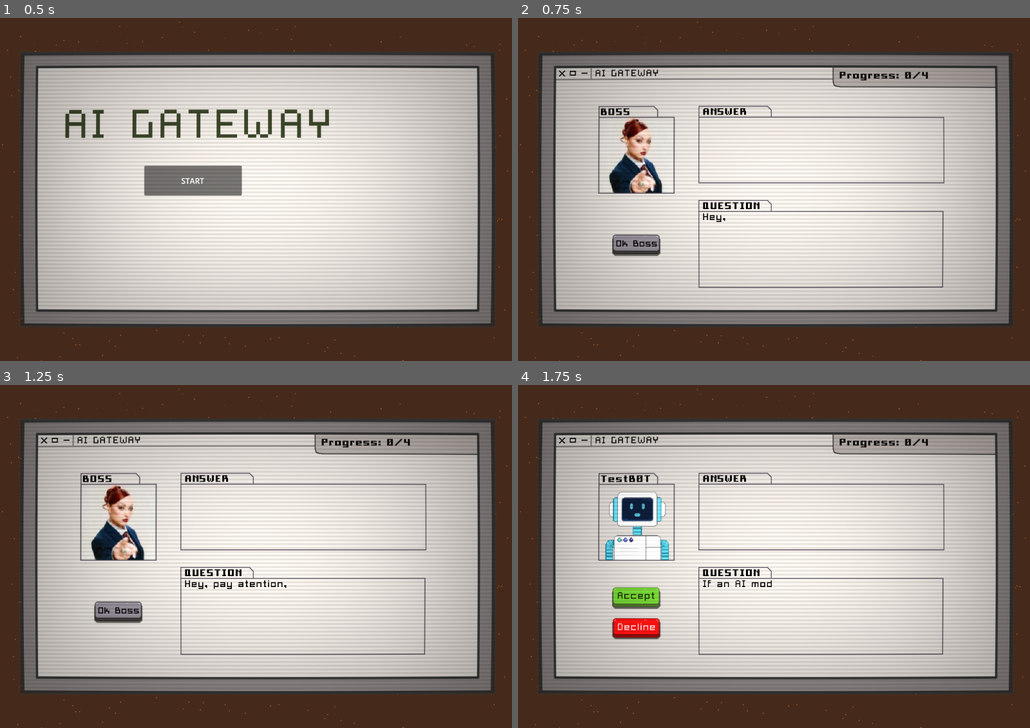
Above: before the commit, frames 1-4 (two rows, left to right).
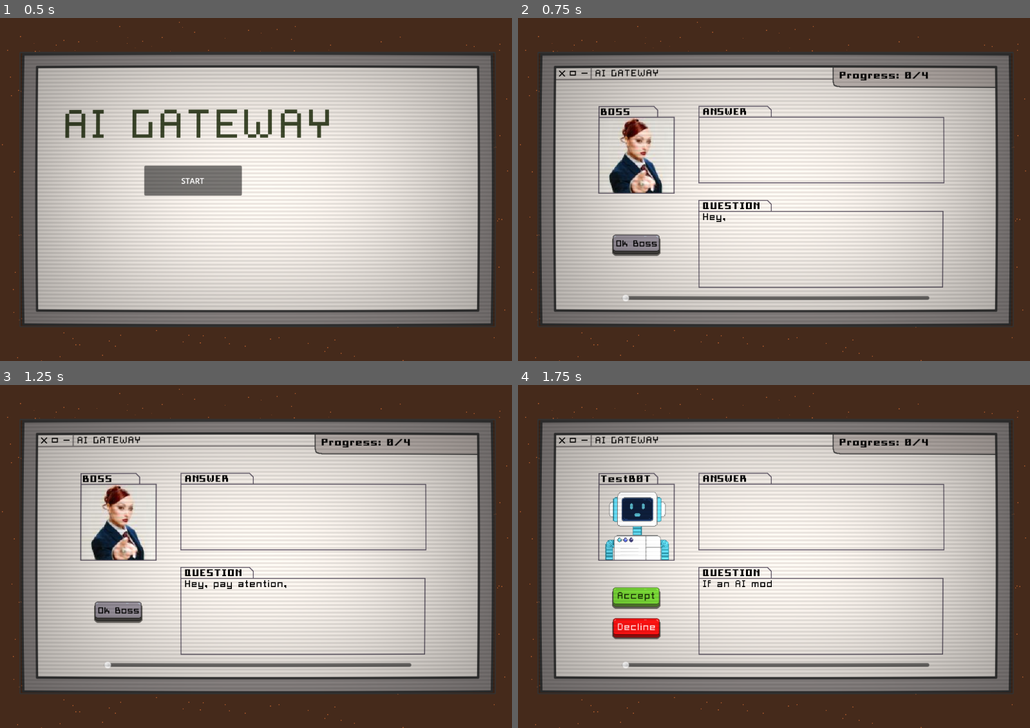
Above: after the commit, the same moments.

Repository: campiao/ai-ethics-sgame
Game: Godot game, scene res://scenes/main_menu.tscn
The game is run twice, just before and just after one commit, with the same random seed, the same clock (stepped at 60 frames per second) and the same inputs.
Inputs (mouse positions are in pixels of both pictures, inside the frame that each line leads up to):
- Up to frame 1 (0.5 s): no input
- Up to frame 2 (0.75 s): click "START" at 0.5 s
- Up to frame 3 (1.25 s): no input
- Up to frame 4 (1.75 s): click (635, 611) at 1.25 s

Frame 1 is identical in both runs. In frame 2, 0.7% of the frame differs, in the area x 20-81%, y 80-83%; in frame 3, 0.7%; in frame 4, 0.7%.

Commit message:
feat: add changes for preparing development of levels 1 and 2

Diff:
--- a/ai-ethics-serious-game/resources/entities_data_2.json
+++ b/ai-ethics-serious-game/resources/entities_data_2.json
@@ -1,23 +1,23 @@
 {
-	"4":{
+	"0":{
 		"question_text" : "Does an AI generate an original image based on text descriptions automatically belong to the person who created it?",
 		"answer_text" : "Yes, if a person uses AI to create an image, that image belongs to them like any other artistic work.",
 		"is_answer_correct" : false,
 		"explanation_text" : "The rights of AI-generated images are still a controversial issue in the law. In a lot of countries, only creations made by humans can be copyrighted, and images generated by AI may not automatically belong to those who created them."
 	},
-	"5":{
+	"1":{
 		"question_text":"Should AI software claim that a text was written by a human, does that mean that it wasn't actually generated by AI?",
 		"answer_text" : "Yes, if the AI analysed the text and said it was written by a human, then that's the truth.",
 		"is_answer_correct" : false,
 		"explanation_text" : "Detection software can make mistakes, because texts generated by advanced AI can look a lot like human writings. No system is infallible."
 	},
-	"6":{
+	"2":{
 		"question_text":"So if an AI that monitors social media classifies a post as disinformation, does that mean it actually contains false information?",
 		"answer_text" : "Not always, the classification can be based on imprecise norms and needs human verification.",
 		"is_answer_correct" : true,
 		"explanation_text" : "Moderation algorithms can mislabel content, either due to a lack of context or bias in the training data."
 	},
-	"7":{
+	"3":{
 		"question_text":"Would it be acceptable for an AI to analyse large amounts of personal data about citizens without their explicit consent in order to predict behaviour and influence political decisions?",
 		"answer_text" : "Yes, if the data is public and helps to improve policies, there are no major ethical problems.",
 		"is_answer_correct" : false,
--- a/ai-ethics-serious-game/scenes/level_one.tscn
+++ b/ai-ethics-serious-game/scenes/level_one.tscn
@@ -436,6 +436,7 @@
 visible_ratio = 0.0
 
 [node name="AcceptButton" type="TextureButton" parent="UI"]
+visible = false
 layout_mode = 0
 offset_left = 196.0
 offset_top = 425.0
@@ -498,6 +499,7 @@
 vertical_alignment = 1
 
 [node name="DeclineButton" type="TextureButton" parent="UI"]
+visible = false
 layout_mode = 0
 offset_left = 196.0
 offset_top = 490.0
@@ -518,6 +520,13 @@
 texture_pressed = SubResource("AtlasTexture_y1l25")
 texture_hover = SubResource("AtlasTexture_5cok0")
 
+[node name="HSlider" type="HSlider" parent="UI"]
+layout_mode = 0
+offset_left = 216.0
+offset_top = 581.0
+offset_right = 864.0
+offset_bottom = 597.0
+
 [node name="Entities" type="Node2D" parent="."]
 visible = false
 
@@ -537,7 +546,6 @@
 entity_name = "NotGPT"
 question_text = "MUSSHIMAISI asdasd asd"
 answer_text = "asdad fdfsdg asd "
-is_answer_correct = true
 explanation_text = "asfgjtrsdh "
 
 [node name="AnimatedSprite2D" parent="Entities/Entity3" index="0"]
@@ -566,6 +574,10 @@
 
 [node name="PostLevelScreen" parent="." instance=ExtResource("18_w4tp6")]
 visible = false
+good_ending_text = "Congratulations, you had a good error rate! You made sure AI's we hire meet our ethical and moral values!
+As a reward, you have been promoted to Analyst! Ahead lies a new challenge :)"
+bad_ending_text = "Oh no, you seem to have performed really badly!
+You have another change to correctly identify the unethical AI's. Do not dissapoint us again..."
 
 [connection signal="pressed" from="UI/AcceptButton" to="." method="_on_accept_button_pressed"]
 [connection signal="pressed" from="UI/DeclineButton" to="." method="_on_decline_button_pressed"]
--- a/ai-ethics-serious-game/scenes/level_two.tscn
+++ b/ai-ethics-serious-game/scenes/level_two.tscn
@@ -1,7 +1,7 @@
-[gd_scene load_steps=17 format=3 uid="uid://tq7nj7tl5xim"]
+[gd_scene load_steps=18 format=3 uid="uid://tq7nj7tl5xim"]
 
 [ext_resource type="Texture2D" uid="uid://5lgjo5ycxxlw" path="res://assets/sprites/backgrounds/background_level2_dialog.png" id="1_1e7uk"]
-[ext_resource type="Script" uid="uid://p2aeq7anuu3p" path="res://level_2_manager.gd" id="1_4br1q"]
+[ext_resource type="Script" uid="uid://p2aeq7anuu3p" path="res://scripts/level_one/level_two/level_2_manager.gd" id="1_4br1q"]
 [ext_resource type="FontFile" uid="uid://c0rkxsutw6wpa" path="res://assets/fonts/Pixel Square 10.ttf" id="2_ubnpl"]
 [ext_resource type="FontFile" uid="uid://c06okaskmctv1" path="res://assets/fonts/Pixel Square Bold10.ttf" id="3_4br1q"]
 [ext_resource type="Texture2D" uid="uid://cfy3agnxwe5l7" path="res://assets/sprites/okboss_button/okboss_button.tres" id="4_sw5gm"]
@@ -11,6 +11,7 @@
 [ext_resource type="Texture2D" uid="uid://bfpykuc11r6a5" path="res://assets/sprites/chappell_boss_img.jpg" id="8_ibewu"]
 [ext_resource type="Texture2D" uid="uid://cjkukhtjhw33v" path="res://assets/sprites/backgrounds/background.png" id="9_8imr8"]
 [ext_resource type="PackedScene" uid="uid://d32ep74xjk1p1" path="res://scenes/canvas_layer.tscn" id="10_ubnpl"]
+[ext_resource type="Texture2D" uid="uid://c6fai7ks30kvn" path="res://assets/sprites/icon.svg" id="11_sw5gm"]
 
 [sub_resource type="SpriteFrames" id="SpriteFrames_3d04n"]
 
@@ -86,7 +87,7 @@
 visible_characters = 0
 visible_ratio = 0.0
 
-[node name="TitleAnswerLabel" type="Label" parent="UI_Dialog"]
+[node name="TitleMessageLabel" type="Label" parent="UI_Dialog"]
 layout_mode = 0
 offset_left = 388.0
 offset_top = 189.0
@@ -95,7 +96,7 @@
 theme_override_colors/font_color = Color(0, 0, 0, 1)
 theme_override_fonts/font = ExtResource("3_4br1q")
 theme_override_font_sizes/font_size = 20
-text = "ANSWER"
+text = "MESSAGE"
 
 [node name="TitleQuestionLabel" type="Label" parent="UI_Dialog"]
 layout_mode = 0
@@ -164,6 +165,16 @@
 offset_bottom = 40.0
 texture = ExtResource("9_8imr8")
 
+[node name="ImageLeft" type="Sprite2D" parent="UI_Images"]
+position = Vector2(339, 357.5)
+scale = Vector2(2.29688, 2.30469)
+texture = ExtResource("11_sw5gm")
+
+[node name="ImageRight" type="Sprite2D" parent="UI_Images"]
+position = Vector2(741, 355.5)
+scale = Vector2(2.29688, 2.30469)
+texture = ExtResource("11_sw5gm")
+
 [node name="CanvasLayer" parent="." instance=ExtResource("10_ubnpl")]
 visible = false
 
--- a/ai-ethics-serious-game/scenes/post_level_screen.tscn
+++ b/ai-ethics-serious-game/scenes/post_level_screen.tscn
@@ -54,6 +54,7 @@
 horizontal_alignment = 1
 
 [node name="NumCorrectGuesses" type="Label" parent="TextToRender"]
+layout_mode = 0
 offset_left = 305.0
 offset_top = 291.0
 offset_right = 563.0
@@ -64,6 +65,7 @@
 text = "Correct guesses: 0/5"
 
 [node name="ErrorPercentage" type="Label" parent="TextToRender"]
+layout_mode = 0
 offset_left = 305.0
 offset_top = 326.0
 offset_right = 565.0
@@ -74,6 +76,7 @@
 text = "Error percentage: 10%"
 
 [node name="EndLevelText" type="Label" parent="TextToRender"]
+layout_mode = 0
 offset_left = 305.0
 offset_top = 375.0
 offset_right = 796.0
@@ -81,8 +84,7 @@
 theme_override_colors/font_color = Color(0, 0, 0, 1)
 theme_override_fonts/font = ExtResource("3_3bdg5")
 theme_override_font_sizes/font_size = 20
-text = "Congratullations, you had a below average error rate!
-You get to keep your job one more day, while making sure AI's we hire meet our ethical and moral values! :)"
+text = "Endgame message, good or bad ending"
 horizontal_alignment = 1
 autowrap_mode = 3
 
--- a/ai-ethics-serious-game/scripts/entity.gd
+++ b/ai-ethics-serious-game/scripts/entity.gd
@@ -7,6 +7,7 @@
 @export_multiline var question_text : String = ""
 @export_multiline var answer_text : String = ""
 @export var is_answer_correct : bool = false
+@export_range(0,100) var answer_ethical_value : int = 0
 
 @export_group("Post-Question properties")
 @export_multiline var explanation_text : String = ""
--- a/ai-ethics-serious-game/scripts/post_level/post_level_screen.gd
+++ b/ai-ethics-serious-game/scripts/post_level/post_level_screen.gd
@@ -63,4 +63,9 @@
 func _on_gui_input(event: InputEvent) -> void:
 	if event.is_action("left_mouse_btn_clicked") and \
 		current_id == num_text_remaining:
-			get_tree().change_scene_to_file("res://scenes/main_menu.tscn")
+			# NOTE: check for success, change to corresponding scene!
+			if error_percentage > 0.51:
+				StaticData.entities_dict = StaticData.load_json_file("res://resources/entities_data_2.json")
+				get_tree().change_scene_to_file("res://scenes/level_one.tscn")
+			else:
+				get_tree().change_scene_to_file("res://scenes/level_two.tscn")
Not shown, added: ai-ethics-serious-game/export_presets.cfg
Renamed: ai-ethics-serious-game/level_2_manager.gd -> ai-ethics-serious-game/scripts/level_one/level_two/level_2_manager.gd
Renamed: ai-ethics-serious-game/level_2_manager.gd.uid -> ai-ethics-serious-game/scripts/level_one/level_two/level_2_manager.gd.uid
